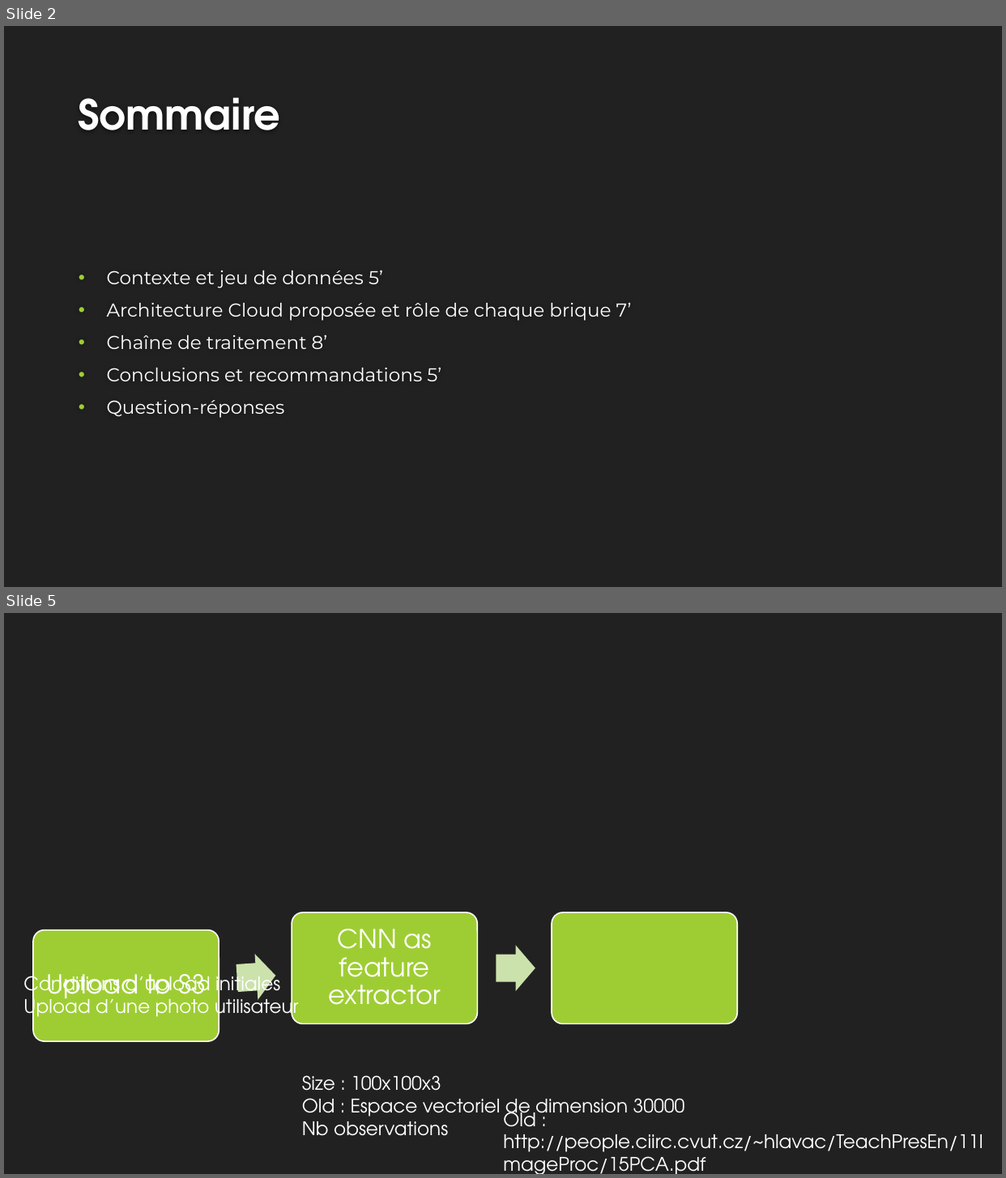
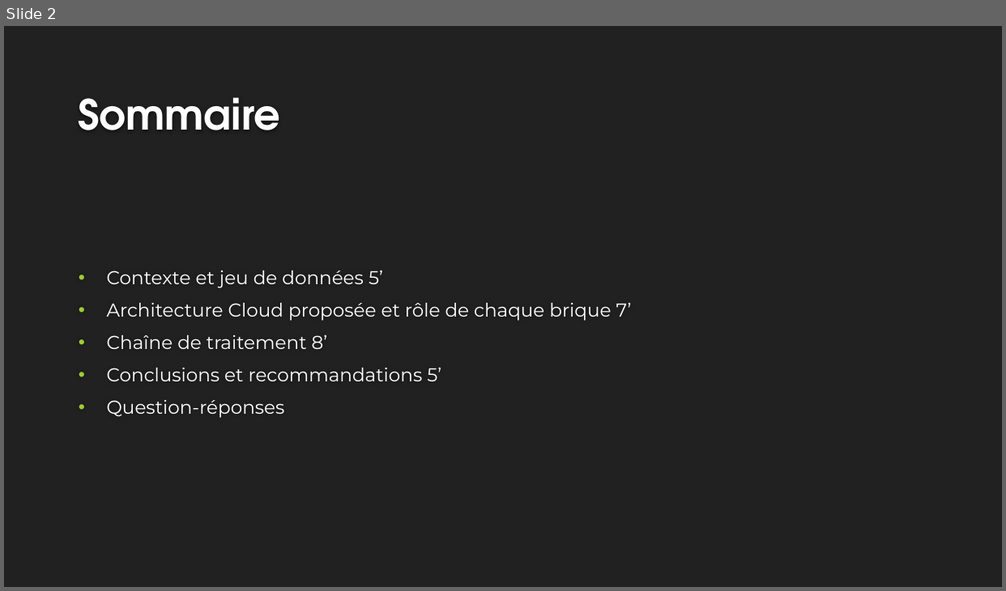
Before and after one commit to EtienneLardeur/P8_FruitsRecognition, a slide deck: P8_Big_Data.pptx. Shown one above the other, each under a label of ours: slides 2 and 5 before the commit, slide 2 after it; the slides between them are not shown. The pictures are 1006x1178 and 1006x591 pixels, drawn with LibreOffice and Linux fonts; fonts in the diff are those of the drawing; background and template pictures are left out. Boxes give left, top, right and bottom in pixels: in the first picture for what was removed or moved away, otherwise in the second. Text is boxed around its words. In the diff, an @@ line names an element or a change of style, - is before the commit and + after.

```diff
--- a/P8_Big_Data.pptx
+++ b/P8_Big_Data.pptx
@@ slide 5 removed at (4, 613, 1002, 1174), background #212121 @@
@@ group removed at (33, 913, 738, 1042): 3 rounded rectangles, 2 texts, 2 right arrows @@
-Upload to S3
-CNN as feature extractor
@@ text removed at (23, 971, 299, 1022) @@
-Conditions d’upload initiales
-Upload d’une photo utilisateur
@@ text removed at (302, 1076, 685, 1136) @@
-Size : 100x100x3
-Old : Espace vectoriel de dimension 30000
-Nb observations
@@ text removed at (503, 1107, 982, 1174) @@
-Old : http://people.ciirc.cvut.cz/~hlavac/TeachPresEn/11ImageProc/15PCA.pdf
```
Also in this commit, not shown: 7 slides changed, 1 slide added, 2 other slides removed.
